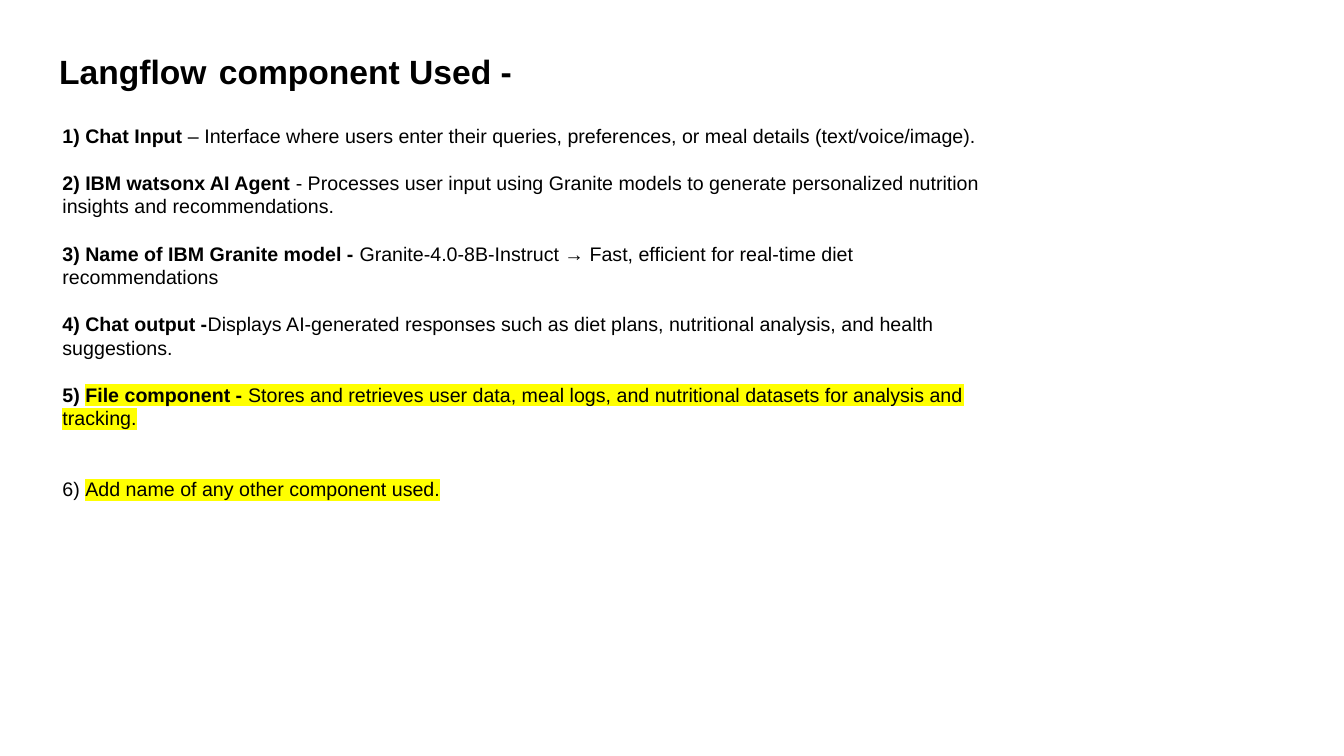
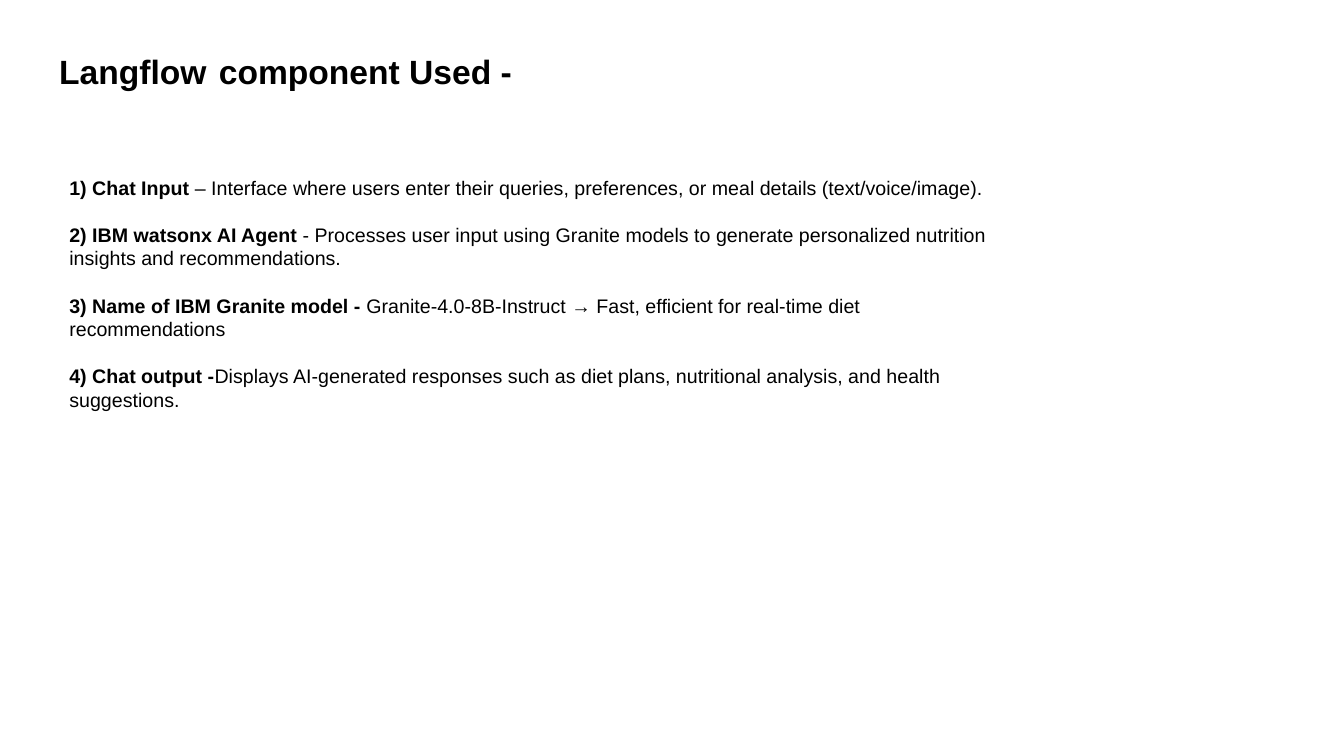
Before and after one commit to ChShivaji/smartbite-nutrition-agent, a slide deck: slide 6 of project_presentation.pptx. Drawn at 1344x756 pixels with LibreOffice and Linux fonts; fonts in the diff are those of the drawing. Boxes give left, top, right and bottom in pixels: in the first picture for what was removed or moved away, otherwise in the second. Text is boxed around its words. In the diff, an @@ line names an element or a change of style, - is before the commit and + after.

```diff
--- a/project_presentation.pptx
+++ b/project_presentation.pptx
@@ text "1) Chat Input – Interface ...": place and size @@
-text "1) Chat Input – Interface ..." at [62,128,979,500]
+text "1) Chat Input – Interface ..." at [69,180,986,411]
@@ text at [62,387,963,500]: paragraphs removed @@
-5) File component - Stores and retrieves user data, meal logs, and nutritional datasets for analysis and tracking.
-6) Add name of any other component used.
```
Also in this commit, not shown: 5 other slides changed, 1 slide added, 2 slides removed.
